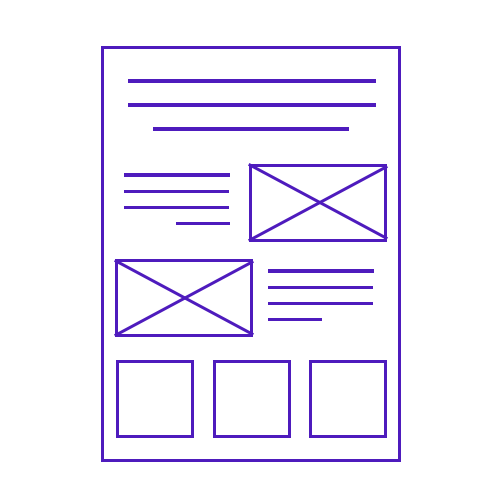
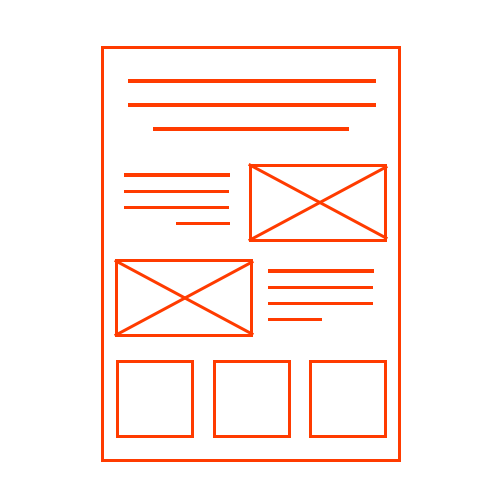
Comparing the layer stacks of the two 500px x 500px images. Changes:
painted on "Line 3" (1st of 4) over [left=114, top=260, right=254, bottom=337]
painted on "Line 3" (2nd of 4) over [left=114, top=259, right=254, bottom=336]
painted on "Rectangle 2" (1st of 5) over [left=115, top=259, right=253, bottom=337]
painted on "Line 3" (3rd of 4) over [left=248, top=165, right=388, bottom=242]
painted on "Line 3" (4th of 4) over [left=248, top=163, right=388, bottom=240]
painted on "Line 2" (1st of 8) over [left=268, top=318, right=322, bottom=321]
painted on "Line 2" (2nd of 8) over [left=268, top=302, right=373, bottom=305]
painted on "Line 2" (3rd of 8) over [left=268, top=286, right=373, bottom=289]
painted on "Line 2" (4th of 8) over [left=268, top=269, right=374, bottom=273]
painted on "Line 2" (5th of 8) over [left=176, top=222, right=230, bottom=225]
painted on "Line 2" (6th of 8) over [left=124, top=206, right=229, bottom=209]
painted on "Line 2" (7th of 8) over [left=124, top=190, right=229, bottom=193]
painted on "Line 2" (8th of 8) over [left=124, top=173, right=230, bottom=177]
painted on "Line 1" (1st of 3) over [left=153, top=127, right=349, bottom=131]
painted on "Line 1" (2nd of 3) over [left=128, top=103, right=376, bottom=107]
painted on "Line 1" (3rd of 3) over [left=128, top=79, right=376, bottom=83]
painted on "Rectangle 2" (2nd of 5) over [left=309, top=360, right=387, bottom=438]
painted on "Rectangle 2" (3rd of 5) over [left=213, top=360, right=291, bottom=438]
painted on "Rectangle 2" (4th of 5) over [left=116, top=360, right=194, bottom=438]
painted on "Rectangle 2" (5th of 5) over [left=249, top=164, right=387, bottom=242]
painted on "Rectangle 1" over [left=101, top=46, right=401, bottom=462]
